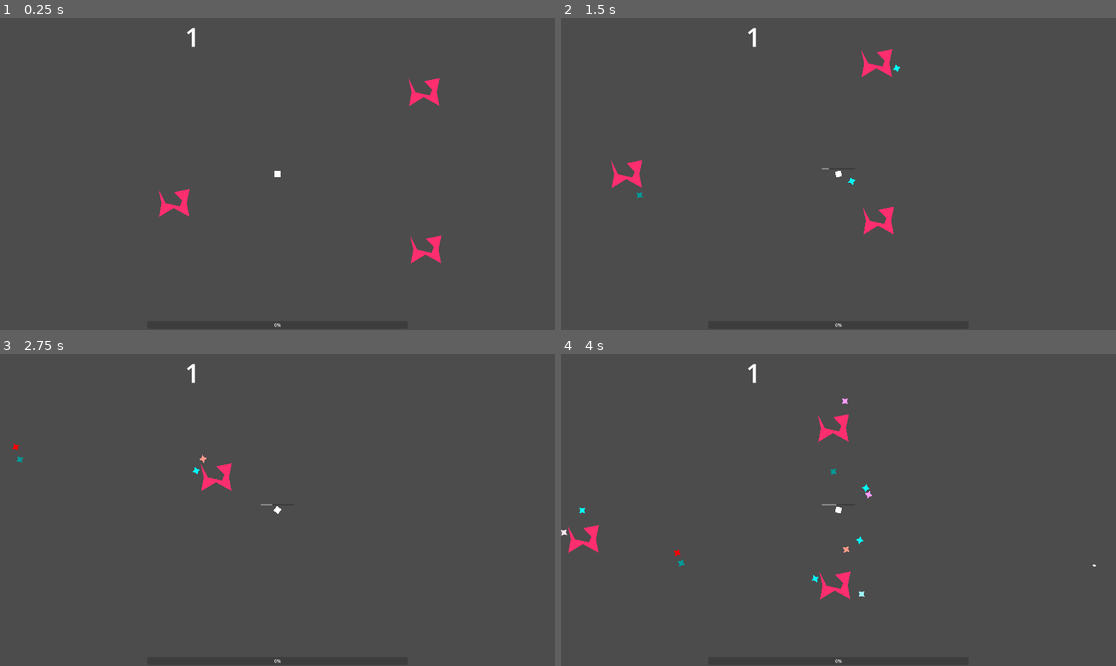
Above: before the commit, frames 1-4 (two rows, left to right).
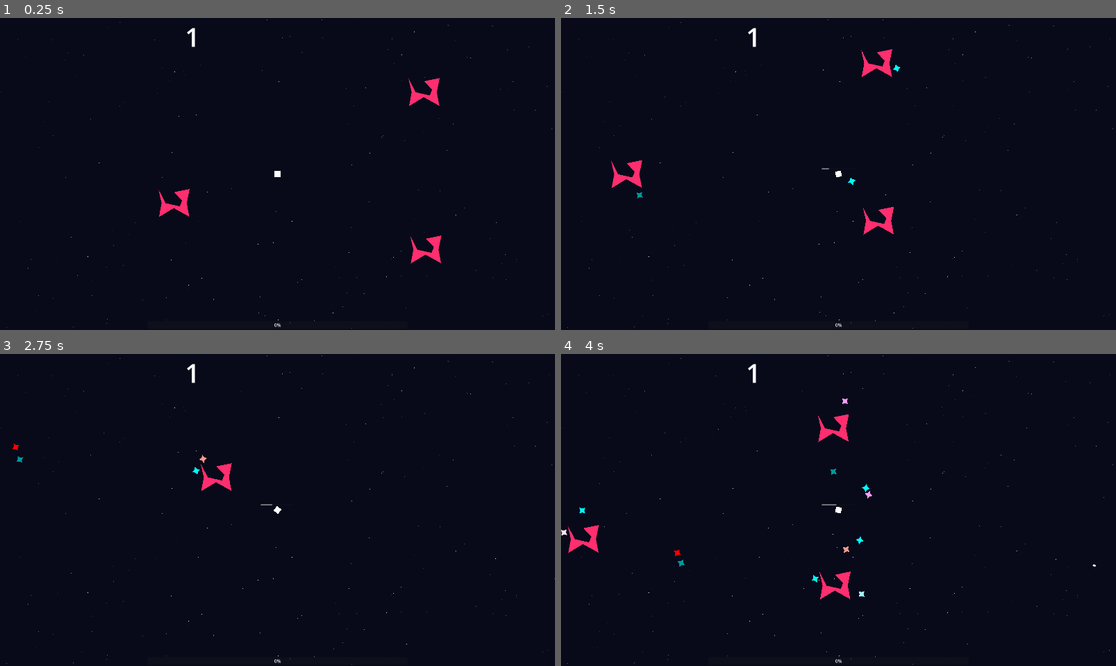
Above: after the commit, the same moments.

Repository: alexcolemandata/game-twinstick
Game: Godot game, scene res://Game.tscn
Two runs of this game, one before a commit and one after it. Both use one fixed random seed, a clock stepped at 60 frames per second and the inputs below. Sound files missing from this copy of the repository are replaced by a short silence.
Inputs (mouse positions are in pixels of both pictures, inside the frame that each line leads up to):
- Up to frame 1 (0.25 s): no input
- Up to frame 2 (1.5 s): tap Enter at 0.5 s; move the mouse to (960, 158) at 0.52 s; hold D (right) 0.53-1.28 s; hold Right mouse button (laser) 0.53-1.28 s; click (960, 158) at 0.6 s; move the mouse to (727, 189) at 1.27 s; hold S (down) from 1.28 s (still down); right-click (727, 189) at 1.35 s
- Up to frame 3 (2.75 s): click (166, 525) at 1.55 s; move the mouse to (333, 441) at 2.02 s; release S (down) at 2.03 s; hold D (right) from 2.03 s (still down); hold Right mouse button (laser) from 2.03 s (still down); click (333, 441) at 2.1 s
- Up to frame 4 (4 s): move the mouse to (810, 572) at 2.77 s; release D (right) at 2.78 s; release Right mouse button (laser) at 2.78 s; hold W (up) 2.78-3.53 s; right-click (810, 572) at 2.85 s; click (810, 572) at 3.05 s; move the mouse to (1005, 556) at 3.52 s; hold A (left) from 3.53 s (still down); hold Right mouse button (laser) from 3.53 s (still down); click (1005, 556) at 3.6 s

The runs differ from the first frame. In frame 1, 99% of the frame differs, in the area x 0-100%, y 0-100%; in frame 2, 99%; in frame 3, 100%; in frame 4, 99%.

Commit message:
laser fire sound + pretty background

Diff:
--- a/AudioManager.tscn
+++ b/AudioManager.tscn
@@ -6,7 +6,7 @@
 [ext_resource type="AudioStream" uid="uid://rb5xvpirr5i4" path="res://sound_effects/lowRandom.mp3" id="4_6yls0"]
 [ext_resource type="AudioStream" uid="uid://jmlhacho13y2" path="res://sound_effects/threeTone2.mp3" id="5_wal2k"]
 [ext_resource type="AudioStream" uid="uid://dd11ublelcua1" path="res://sound_effects/tone1.mp3" id="6_iusgx"]
-[ext_resource type="AudioStream" uid="uid://dpu10sh4jdx63" path="res://sound_effects/zap2.mp3" id="7_u8ov4"]
+[ext_resource type="AudioStream" uid="uid://dwh5nu5o5qp6d" path="res://sound_effects/ac-laser-fire.wav" id="7_xatkv"]
 [ext_resource type="AudioStream" uid="uid://kx5pv0xeg4le" path="res://sound_effects/ac-laser-charge.wav" id="8_8cvi2"]
 
 [sub_resource type="Resource" id="Resource_7wjva"]
@@ -49,7 +49,7 @@
 script = ExtResource("2_yy1v5")
 limit = 2
 type = 4
-sound_effect = ExtResource("7_u8ov4")
+sound_effect = ExtResource("7_xatkv")
 volume = 0.0
 pitch_scale = 1.0
 pitch_randomness = 0.0
--- a/Game.tscn
+++ b/Game.tscn
@@ -1,8 +1,26 @@
-[gd_scene load_steps=5 format=3 uid="uid://dak8pgvtgvu0b"]
+[gd_scene load_steps=9 format=3 uid="uid://dak8pgvtgvu0b"]
 
 [ext_resource type="PackedScene" uid="uid://h8uypvokmv1" path="res://Player.tscn" id="1_6ltjn"]
 [ext_resource type="Script" path="res://game.gd" id="1_j4wk7"]
 [ext_resource type="PackedScene" uid="uid://cc1x44x840svc" path="res://Spawner.tscn" id="3_w65si"]
+[ext_resource type="AudioStream" uid="uid://nau3r2a6h4xj" path="res://music/Dystopic-Technology_Looping.mp3" id="4_fo8f0"]
+
+[sub_resource type="Curve" id="Curve_v40gk"]
+_data = [Vector2(0, 0.321031), 0.0, 0.0, 0, 0, Vector2(0.237736, 1), 2.18093, 2.18093, 0, 0, Vector2(1, 0.0539693), 0.0, 0.0, 0, 0]
+point_count = 3
+
+[sub_resource type="CurveTexture" id="CurveTexture_6qb80"]
+curve = SubResource("Curve_v40gk")
+
+[sub_resource type="ParticleProcessMaterial" id="ParticleProcessMaterial_xxyf0"]
+particle_flag_disable_z = true
+emission_shape = 3
+emission_box_extents = Vector3(1200, 600, 1)
+gravity = Vector3(0, 0, 0)
+scale_min = 0.2
+scale_max = 2.0
+alpha_curve = SubResource("CurveTexture_6qb80")
+turbulence_enabled = true
 
 [sub_resource type="Environment" id="Environment_dcqxm"]
 background_mode = 3
@@ -15,6 +33,23 @@
 [node name="Game" type="Node2D"]
 position = Vector2(960, 540)
 script = ExtResource("1_j4wk7")
+
+[node name="CanvasLayer2" type="CanvasLayer" parent="."]
+layer = -1
+
+[node name="Polygon2D" type="Polygon2D" parent="CanvasLayer2"]
+z_index = -100
+z_as_relative = false
+color = Color(0.0547303, 0.0588708, 0.114325, 1)
+polygon = PackedVector2Array(-13, -23, -20, 1107, 1984, 1118, 1960, -38)
+
+[node name="GPUParticles2D" type="GPUParticles2D" parent="CanvasLayer2"]
+position = Vector2(968, 540)
+amount = 900
+process_material = SubResource("ParticleProcessMaterial_xxyf0")
+lifetime = 60.0
+preprocess = 26.99
+randomness = 0.44
 
 [node name="Player" parent="." instance=ExtResource("1_6ltjn")]
 unique_name_in_owner = true
@@ -52,3 +87,8 @@
 size_flags_horizontal = 4
 size_flags_vertical = 0
 theme_override_font_sizes/font_size = 90
+
+[node name="AudioStreamPlayer2D" type="AudioStreamPlayer2D" parent="."]
+stream = ExtResource("4_fo8f0")
+autoplay = true
+parameters/looping = true
--- a/Player.tscn
+++ b/Player.tscn
@@ -39,6 +39,42 @@
 scale_max = 1.2
 scale_curve = SubResource("CurveTexture_vq1ex")
 alpha_curve = SubResource("CurveTexture_iwq5t")
+
+[sub_resource type="Animation" id="Animation_yhui8"]
+resource_name = "beam_expand"
+tracks/0/type = "value"
+tracks/0/imported = false
+tracks/0/enabled = true
+tracks/0/path = NodePath("LaserBeam:polygon")
+tracks/0/interp = 1
+tracks/0/loop_wrap = true
+tracks/0/keys = {
+"times": PackedFloat32Array(0.0333333, 0.366667),
+"transitions": PackedFloat32Array(1, 1),
+"update": 0,
+"values": [PackedVector2Array(-378, 0, -378, 0, 10.304, 0, 399, 0, 399, 0), PackedVector2Array(-378, -10, -378, 8, 10.3043, 7.99999, 399, 8, 399, -10)]
+}
+
+[sub_resource type="Animation" id="Animation_cae6p"]
+length = 0.001
+tracks/0/type = "value"
+tracks/0/imported = false
+tracks/0/enabled = true
+tracks/0/path = NodePath("LaserBeam:polygon")
+tracks/0/interp = 1
+tracks/0/loop_wrap = true
+tracks/0/keys = {
+"times": PackedFloat32Array(0),
+"transitions": PackedFloat32Array(1),
+"update": 0,
+"values": [PackedVector2Array(-378, -9, -378, 8, 10.3043, 7.99999, 399, 8, 399, -10)]
+}
+
+[sub_resource type="AnimationLibrary" id="AnimationLibrary_43d6w"]
+_data = {
+"RESET": SubResource("Animation_cae6p"),
+"beam_expand": SubResource("Animation_yhui8")
+}
 
 [node name="Player" type="CharacterBody2D"]
 collision_mask = 13
@@ -87,5 +123,10 @@
 offset_bottom = -15.0
 show_percentage = false
 
+[node name="AnimationPlayer" type="AnimationPlayer" parent="Laser"]
+libraries = {
+"": SubResource("AnimationLibrary_43d6w")
+}
+
 [connection signal="body_entered" from="HitBox" to="." method="_on_hit_box_body_entered"]
 [connection signal="body_entered" from="Laser" to="Laser" method="_on_body_entered"]
--- a/laser.gd
+++ b/laser.gd
@@ -16,19 +16,20 @@
 func _process(delta) -> void:
 	$LaserBeam.visible = firing
 	if not Input.is_action_pressed("laser"):
-		desired_volume = -70 + (charge / float(MAX_CHARGE))
+		desired_volume = -10 + (charge / float(MAX_CHARGE))
 	else:
 		desired_volume = 0
 
-	var sound_effect = AudioManager.sound_effect_dict[SoundEffect.SOUND_EFFECT_TYPE.ON_LASER_CHARGING].sound_effect
+	var charge_sound = AudioManager.sound_effect_dict[SoundEffect.SOUND_EFFECT_TYPE.ON_LASER_CHARGING].sound_effect
+	var fire_sound = AudioManager.sound_effect_dict[SoundEffect.SOUND_EFFECT_TYPE.ON_LASER_FIRING].sound_effect
 	for audio: AudioStreamPlayer2D in AudioManager.get_children():
-		if audio.stream != sound_effect:
+		if (audio.stream != charge_sound) and (audio.stream != fire_sound):
 			continue
 		var volume = audio.volume_db
 		if volume == desired_volume:
 			continue
 		if volume > desired_volume:
-			audio.volume_db = volume - min(volume - desired_volume, 0.07)
+			audio.volume_db = volume - min(volume - desired_volume, 0.2)
 		else:
 			audio.volume_db = volume + min(desired_volume - volume, 0.2)
 
@@ -81,5 +82,7 @@
 			firing = true
 			$LaserChargeParticles.emitting = false
 			AudioManager.stop_sound_effect(SoundEffect.SOUND_EFFECT_TYPE.ON_LASER_CHARGING)
+			if not $AnimationPlayer.is_playing():
+				$AnimationPlayer.play("beam_expand")
 		else:
 			$LaserChargeParticles.emitting = true
Not shown: 1 places in Player.tscn that only renumber resources
Not shown, added: music/Dystopic-Technology_Looping.mp3.import
Not shown, added: music/credits.txt
Not shown, added: sound_effects/ac-laser-fire.wav.import
Not shown, added: music/Dystopic-Technology_Looping.mp3
Not shown, added: sound_effects/ac-laser-fire.wav
